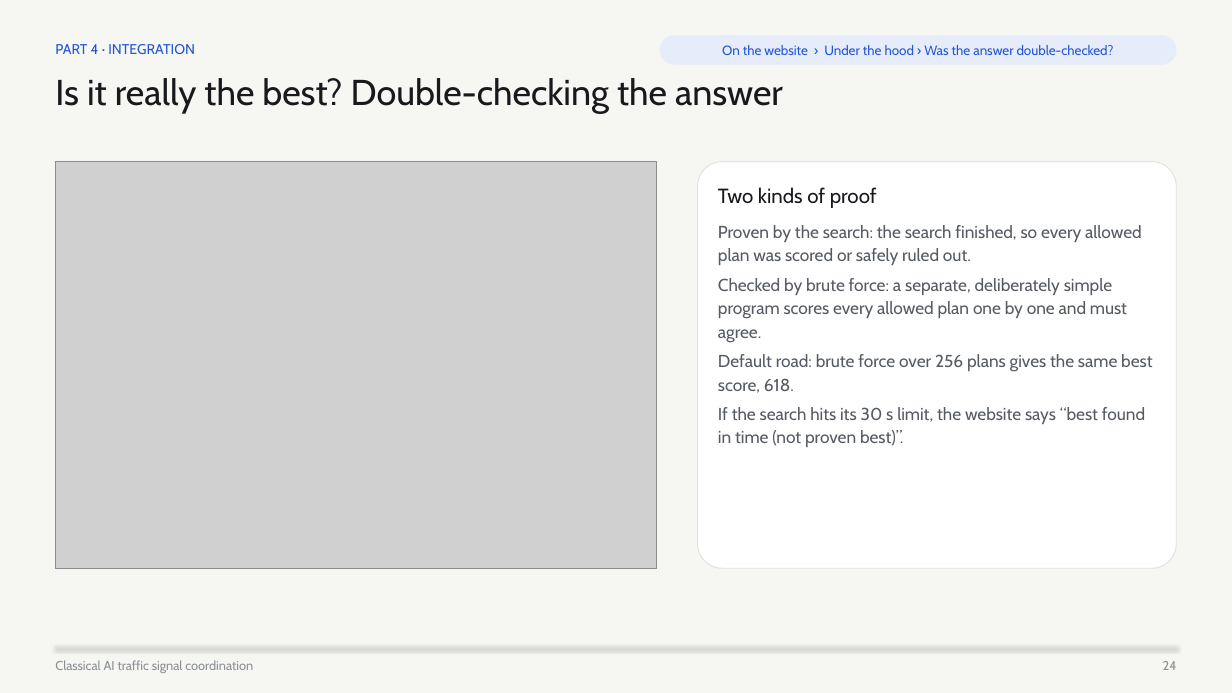
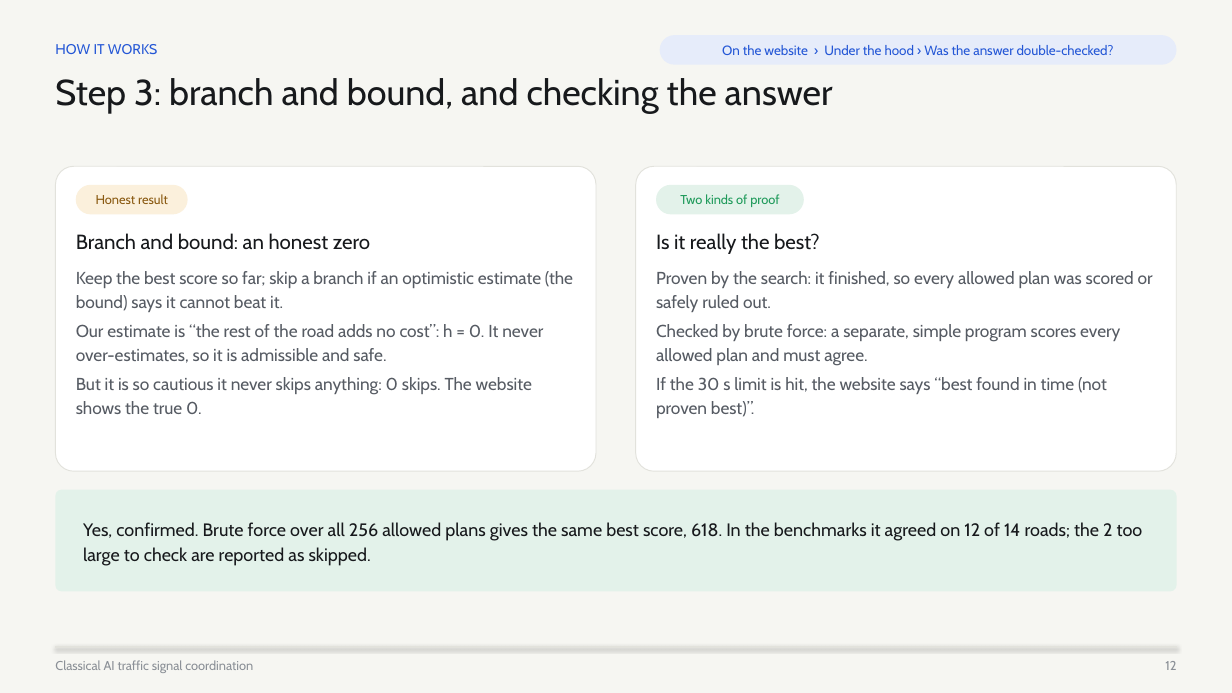
Before and after one commit to vyeos/fai-project, a slide deck: slide 12 of deliverables/final_slides.pptx (slide 24 before the commit). Drawn at 1232x693 pixels with LibreOffice and Linux fonts; fonts in the diff are those of the drawing; grey boxes stand for pictures. Boxes give left, top, right and bottom in pixels: in the first picture for what was removed or moved away, otherwise in the second. Text is boxed around its words. In the diff, an @@ line names an element or a change of style, - is before the commit and + after.

```diff
--- a/deliverables/final_slides.pptx
+++ b/deliverables/final_slides.pptx
@@ text at (55, 44, 157, 54): text changed @@
-PART 4 · INTEGRATION
+HOW IT WORKS
@@ text at (55, 78, 833, 114): text changed @@
-Is it really the best? Double-checking the answer
+Step 3: branch and bound, and checking the answer
@@ picture removed at (55, 162, 657, 568) @@
@@ rounded rectangle added at (55, 166, 596, 471), fill #FFFFFF, outline #E2E2DC 0.75 pt @@
@@ rounded rectangle: place and size @@
-rounded rectangle at (698, 162, 1177, 568)
+rounded rectangle at (636, 166, 1177, 471)
@@ rounded rectangle added at (76, 185, 188, 214), fill #FBF0DC, 10 pt, text #8A5A12 @@
+Honest result
@@ rounded rectangle "Two kinds of proof": place and size @@
-rounded rectangle "Two kinds of proof" at (718, 187, 877, 208)
+rounded rectangle "Two kinds of proof" at (656, 185, 804, 214)
@@ rounded rectangle "Two kinds of proof" at (656, 185, 804, 214): size 16 to 10 pt, text colour #17191C to #1E9A5A; alignment left to centre; line spacing 1.12 to 1; vertical alignment top to middle; fill none to #E3F2EA @@
@@ text added at (76, 233, 370, 250), 16 pt, text #17191C @@
+Branch and bound: an honest zero
@@ text added at (656, 233, 820, 254), 16 pt, text #17191C @@
+Is it really the best?
@@ text added at (76, 271, 573, 414), 13.5 pt, text #565B63 @@
+Keep the best score so far; skip a branch if an optimistic estimate (the bound) says it cannot beat it.
+Our estimate is “the rest of the road adds no cost”: h = 0. It never over-estimates, so it is admissible and safe.
+But it is so cautious it never skips anything: 0 skips. The website shows the true 0.
@@ text at (656, 271, 1153, 418): text changed @@
-Proven by the search: the search finished, so every allowed plan was scored or safely ruled out.
-Checked by brute force: a separate, deliberately simple program scores every allowed plan one by one and must agree.
-Default road: brute force over 256 plans gives the same best score, 618.
-If the search hits its 30 s limit, the website says “best found in time (not proven best)”.
+Proven by the search: it finished, so every allowed plan was scored or safely ruled out.
+Checked by brute force: a separate, simple program scores every allowed plan and must agree.
+If the 30 s limit is hit, the website says “best found in time (not proven best)”.
@@ rounded rectangle added at (55, 490, 1177, 592), fill #E3F2EA @@
@@ text added at (83, 522, 1143, 566), 14 pt, text #17191C @@
+Yes, confirmed. Brute force over all 256 allowed plans gives the same best score, 618. In the benchmarks it agreed on 12 of 14 roads; the 2 too large to check are reported as skipped.
@@ text at (1165, 661, 1176, 670): text changed @@
-24
+12
```
Also in this commit, not shown: 13 other slides changed, 1 slide added, 19 slides removed, 3 other files.
